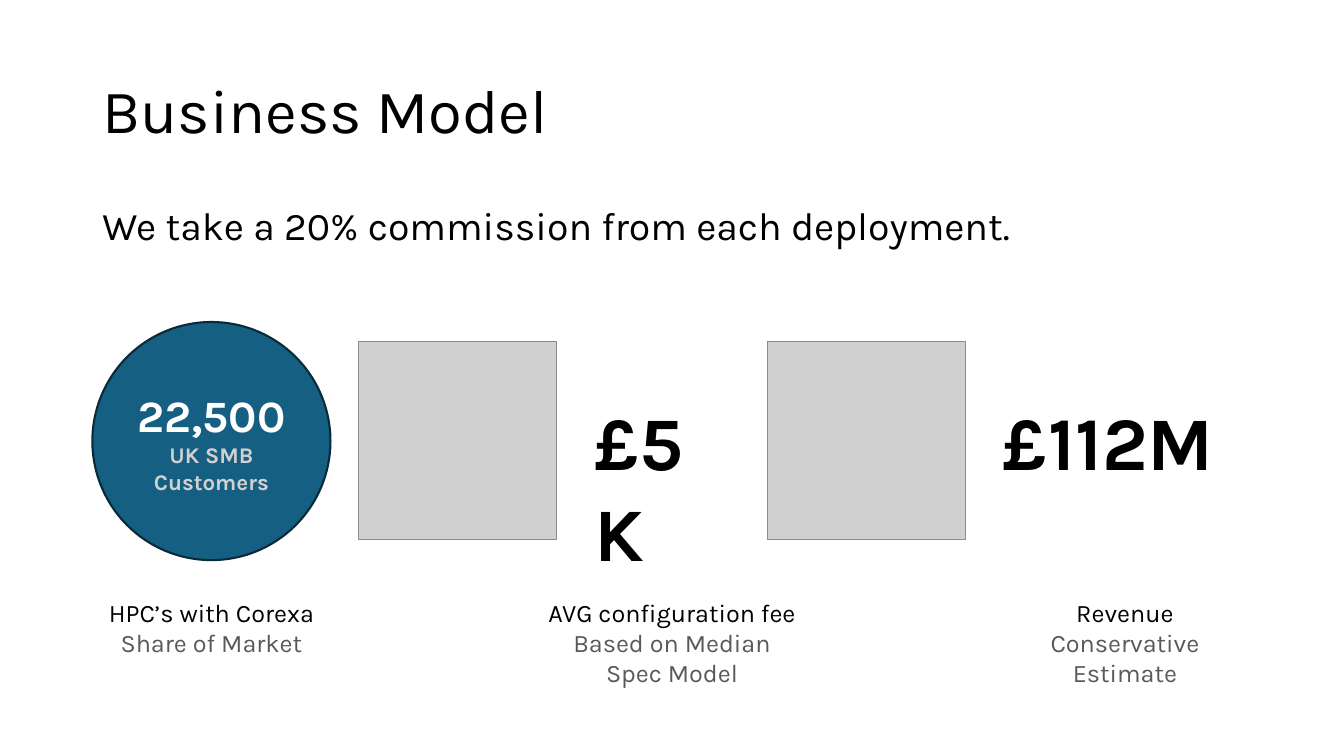
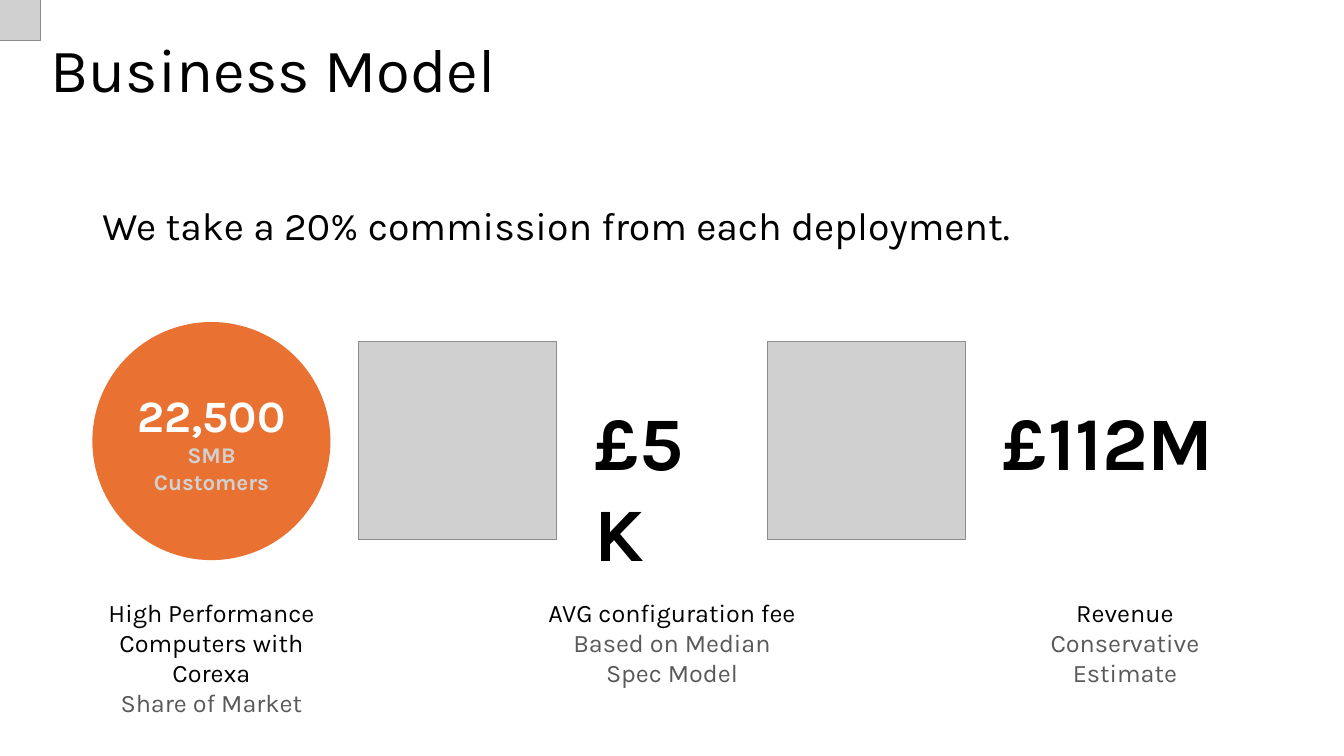
Before and after one commit to GitFarhanS/aib-App, a slide deck: slide 6 of src/assets/deck/Corexa Pitch Deck.pptx. Drawn at 1344x756 pixels with LibreOffice and Linux fonts; fonts in the diff are those of the drawing; grey boxes stand for pictures. Boxes give left, top, right and bottom in pixels: in the first picture for what was removed or moved away, otherwise in the second. Text is boxed around its words. In the diff, an @@ line names an element or a change of style, - is before the commit and + after.

Commit message:
Changed deck

```diff
--- a/src/assets/deck/Corexa Pitch Deck.pptx
+++ b/src/assets/deck/Corexa Pitch Deck.pptx
@@ picture added at (0,0,40,40) @@
@@ title "Business Model": place and size @@
-title "Business Model" at (102,90,548,134)
+title "Business Model" at (50,49,496,93)
@@ ellipse "22,500" at (93,322,331,560): fill #156082 to #E97132; outline #092A39 1.5 pt to none @@
@@ text in ellipse at (154,448,269,491): text changed @@
-UK SMB Customers
+SMB Customers
@@ text at (108,604,314,683): text changed @@
-HPC’s with Corexa
+High Performance Computers with Corexa
```
Also in this commit, not shown: 8 other slides changed, 1 other file.
